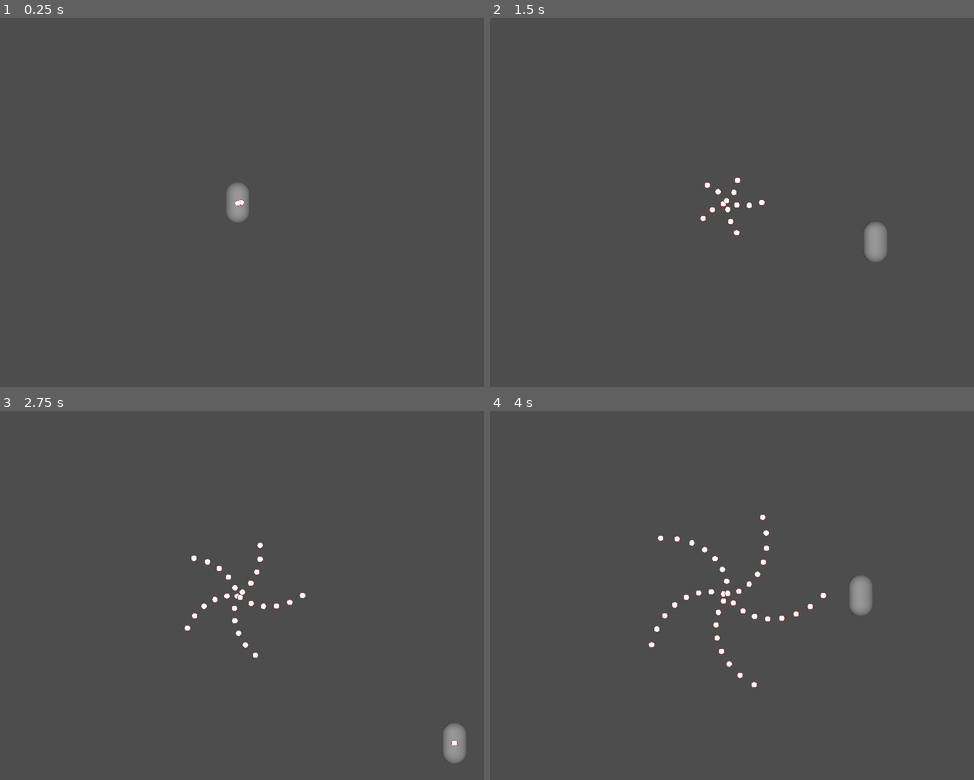
Above: before the commit, frames 1-4 (two rows, left to right).
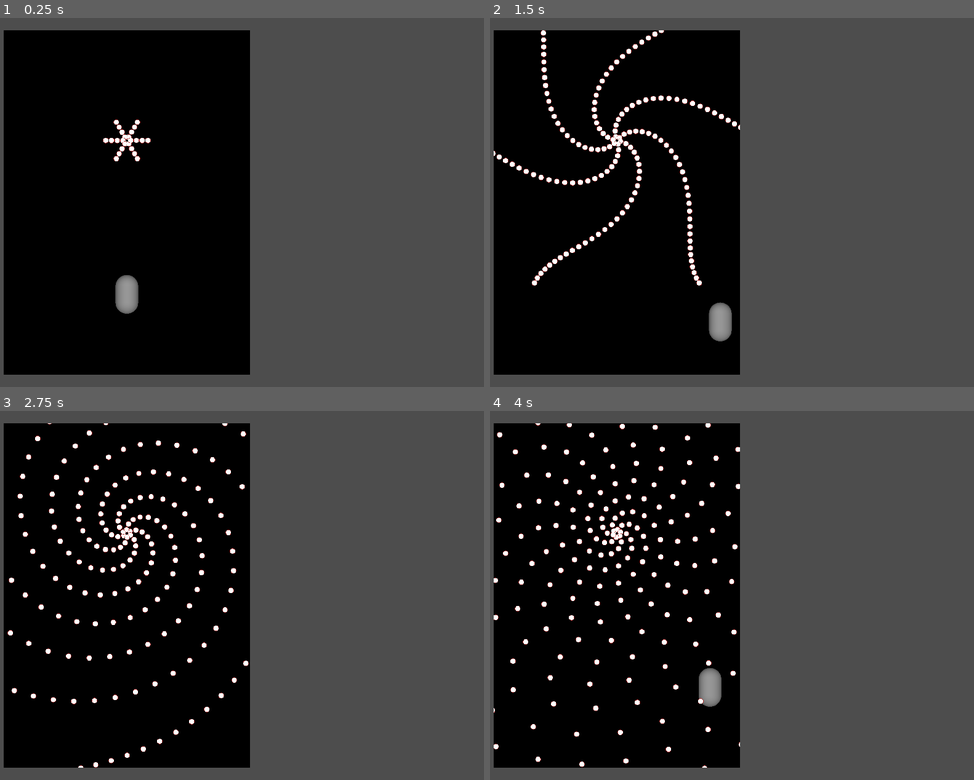
Above: after the commit, the same moments.

Repository: SparkerXof/ProjectMTUCI
Game: Godot game, scene res://main_scene.tscn
The game is run twice, just before and just after one commit, with the same random seed, the same clock (stepped at 60 frames per second) and the same inputs. Before the commit the project starts from res://BulletHell/bh_scene.tscn.
Inputs:
- Up to frame 1 (0.25 s): no input
- Up to frame 2 (1.5 s): hold Right (Right) 0.53-1.28 s; hold Z (Shoot) 0.53-1.28 s; hold Down (Down) from 1.28 s (still down); tap Z (Shoot) at 1.35 s
- Up to frame 3 (2.75 s): release Down (Down) at 2.03 s; hold Right (Right) from 2.03 s (still down); hold Shift (Slow) from 2.03 s (still down); tap Z (Shoot) at 2.3 s
- Up to frame 4 (4 s): release Right (Right) at 2.78 s; release Shift (Slow) at 2.78 s; hold Up (Up) 2.78-3.53 s; tap Z (Shoot) at 2.85 s; hold Left (Left) from 3.53 s (still down); hold Z (Shoot) from 3.53 s (still down)

The runs differ from the first frame. In frame 1, 47% of the frame differs, in the area x 0-52%, y 3-97%; in frame 2, 48%; in frame 3, 48%, in the area x 0-97%, y 3-97%; in frame 4, 48%.

Commit message:
Bullet hell scene on viewport. Fixed bullet spawner

Diff:
--- /dev/null
+++ b/BulletHell/BulletBorder.gd
@@ -0,0 +1,5 @@
+extends Area3D
+
+func _on_area_entered(area):
+	if area.is_in_group("bullet"):
+		area.queue_free()
--- a/BulletHell/bh_scene.tscn
+++ b/BulletHell/bh_scene.tscn
@@ -1,7 +1,11 @@
-[gd_scene load_steps=3 format=3 uid="uid://dovs3227xemwu"]
+[gd_scene load_steps=5 format=3 uid="uid://dovs3227xemwu"]
 
 [ext_resource type="PackedScene" uid="uid://dt3n826wnyvyo" path="res://BulletHell/player.tscn" id="1_w6alo"]
 [ext_resource type="PackedScene" uid="uid://78h22gk6surd" path="res://BulletHell/bullet_spawner.tscn" id="2_83rmb"]
+[ext_resource type="Script" path="res://BulletHell/BulletBorder.gd" id="3_phvy8"]
+
+[sub_resource type="BoxShape3D" id="BoxShape3D_138dv"]
+size = Vector3(20, 1, 2)
 
 [node name="BHScene" type="Node3D"]
 
@@ -11,10 +15,47 @@
 size = 15.0
 
 [node name="CharacterBody3D" parent="." instance=ExtResource("1_w6alo")]
+transform = Transform3D(1, 0, 0, 0, 1, 0, 0, 0, 1, 0, -4, 0)
 
 [node name="DirectionalLight3D" type="DirectionalLight3D" parent="."]
 
 [node name="BulletSpawner" parent="." instance=ExtResource("2_83rmb")]
 transform = Transform3D(1, 0, 0, 0, 1, 0, 0, 0, 1, 0, 2.70294, 0)
-lines_gap = 2.0
-lines_offset_per_shot = 5.0
+bullet_speed = 5.0
+lines_count = 6
+lines_gap = 5.0
+
+[node name="Borders" type="Node3D" parent="."]
+
+[node name="UpperBorder" type="Area3D" parent="Borders"]
+transform = Transform3D(1, 0, 0, 0, 1, 0, 0, 0, 1, 0, 10, 0)
+script = ExtResource("3_phvy8")
+
+[node name="CollisionShape3D" type="CollisionShape3D" parent="Borders/UpperBorder"]
+shape = SubResource("BoxShape3D_138dv")
+
+[node name="BottomBorder" type="Area3D" parent="Borders"]
+transform = Transform3D(1, 0, 0, 0, 1, 0, 0, 0, 1, 0, -10, 0)
+script = ExtResource("3_phvy8")
+
+[node name="CollisionShape3D" type="CollisionShape3D" parent="Borders/BottomBorder"]
+shape = SubResource("BoxShape3D_138dv")
+
+[node name="LeftBorder" type="Area3D" parent="Borders"]
+transform = Transform3D(-4.37114e-08, -1, 0, 1, -4.37114e-08, 0, 0, 0, 1, -10, 0, 0)
+script = ExtResource("3_phvy8")
+
+[node name="CollisionShape3D" type="CollisionShape3D" parent="Borders/LeftBorder"]
+shape = SubResource("BoxShape3D_138dv")
+
+[node name="RightBorder" type="Area3D" parent="Borders"]
+transform = Transform3D(-4.37114e-08, -1, 0, 1, -4.37114e-08, 0, 0, 0, 1, 10, 0, 0)
+script = ExtResource("3_phvy8")
+
+[node name="CollisionShape3D" type="CollisionShape3D" parent="Borders/RightBorder"]
+shape = SubResource("BoxShape3D_138dv")
+
+[connection signal="area_entered" from="Borders/UpperBorder" to="Borders/UpperBorder" method="_on_area_entered"]
+[connection signal="area_entered" from="Borders/BottomBorder" to="Borders/BottomBorder" method="_on_area_entered"]
+[connection signal="area_entered" from="Borders/LeftBorder" to="Borders/LeftBorder" method="_on_area_entered"]
+[connection signal="area_entered" from="Borders/RightBorder" to="Borders/RightBorder" method="_on_area_entered"]
--- a/BulletHell/bullet_spawner.gd
+++ b/BulletHell/bullet_spawner.gd
@@ -11,66 +11,6 @@
 @export var lines_offset = 0.0
 @export var lines_offset_per_shot = 0.0
 
-"""
-func _get_property_list() -> Array:
-	var properties = []
-	properties.append({
-		name = "bullet",
-		type = TYPE_NIL,
-		hint_string = "bullet_",
-		usage = PROPERTY_USAGE_GROUP
-	})
-	properties.append({
-		name = "bullet_base",
-		type = TYPE_OBJECT,
-		hint = PROPERTY_HINT_RESOURCE_TYPE,
-		hint_string = "PackedScene",
-		usage = PROPERTY_USAGE_EDITOR | PROPERTY_USAGE_SCRIPT_VARIABLE
-	})
-	properties.append({
-		name = "bullet_sprite",
-		type = TYPE_OBJECT,
-		hint = PROPERTY_HINT_RESOURCE_TYPE,
-		hint_string = "Texture2D",
-		usage = PROPERTY_USAGE_EDITOR | PROPERTY_USAGE_SCRIPT_VARIABLE
-	})
-	properties.append({
-		name = "bullet_speed",
-		type = TYPE_FLOAT,
-		usage = PROPERTY_USAGE_EDITOR | PROPERTY_USAGE_SCRIPT_VARIABLE
-	})
-	properties.append({
-		name = "lines_of_bullets",
-		type = TYPE_NIL,
-		hint_string = "lines_",
-		usage = PROPERTY_USAGE_GROUP
-	})
-	properties.append({
-		name = "lines_count",
-		type = TYPE_INT,
-		usage = PROPERTY_USAGE_EDITOR | PROPERTY_USAGE_SCRIPT_VARIABLE
-	})
-	properties.append({
-		name = "lines_gap",
-		type = TYPE_FLOAT,
-		hint = PROPERTY_HINT_RANGE,
-		hint_string = "0.0, 1.0",
-		usage = PROPERTY_USAGE_EDITOR | PROPERTY_USAGE_SCRIPT_VARIABLE
-	})
-	properties.append({
-		name = "lines_offset",
-		type = TYPE_FLOAT,
-		hint = PROPERTY_HINT_RANGE,
-		hint_string = "0.0, 3.14",
-		usage = PROPERTY_USAGE_EDITOR | PROPERTY_USAGE_SCRIPT_VARIABLE
-	})
-	properties.append({
-		name = "lines_offset_per_shot",
-		type = TYPE_FLOAT,
-		usage = PROPERTY_USAGE_EDITOR | PROPERTY_USAGE_SCRIPT_VARIABLE
-	})
-	return properties
-"""
 
 func _ready():
 	bullet_instance = bullet_base.instantiate()
@@ -80,11 +20,12 @@
 	for i in range(lines_count):
 		var bul = bullet_instance.duplicate()
 		var bullet_angle = (gap*i)+lines_offset
+		bul.position = position
 		bul.velocity.x = cos(bullet_angle)
 		bul.velocity.y = sin(bullet_angle)
-		#bul.position = position
 		bul.speed = bullet_speed
 		get_tree().get_root().add_child(bul)
 	lines_offset += lines_offset_per_shot
 	if lines_offset > PI*2:
 		lines_offset -= PI*2
+	lines_offset_per_shot += 0.005
--- a/BulletHell/bullet_spawner.tscn
+++ b/BulletHell/bullet_spawner.tscn
@@ -9,7 +9,7 @@
 bullet_speed = 1.0
 
 [node name="Timer" type="Timer" parent="."]
-wait_time = 0.1
+wait_time = 0.05
 autostart = true
 
 [connection signal="timeout" from="Timer" to="." method="_on_Timer_timeout"]
--- a/BulletHell/enemy_bullet.tscn
+++ b/BulletHell/enemy_bullet.tscn
@@ -6,7 +6,7 @@
 [sub_resource type="SphereShape3D" id="SphereShape3D_yuur0"]
 radius = 0.1
 
-[node name="RigidBody3D" type="Area3D"]
+[node name="EnemyBullet" type="Area3D" groups=["bullet"]]
 script = ExtResource("1_p4v5y")
 
 [node name="CollisionShape3D" type="CollisionShape3D" parent="."]
--- a/BulletHell/player.gd
+++ b/BulletHell/player.gd
@@ -3,24 +3,13 @@
 @export var bullet : PackedScene
 var shoot_timer = SHOOT_DELAY
 
-const SPEED = 8.0
+const SPEED = 0.1
 const SHOOT_DELAY = 0.1
 
 func _ready():
 	shoot_timer = SHOOT_DELAY
 
 func _process(delta):
-	if Input.is_action_pressed("Shoot"):
-		if shoot_timer <= 0:
-			bullet.instantiate()
-			shoot_timer = SHOOT_DELAY
-	shoot_timer -= delta
-
-func _physics_process(delta):
-
-	var velocity = Vector3()
-	# Get the input direction and handle the movement/deceleration.
-	# As good practice, you should replace UI actions with custom gameplay actions.
 	var input_dir = Input.get_vector("Left", "Right", "Up", "Down")
 	var direction = (transform.basis * Vector3(input_dir.x, input_dir.y, 0)).normalized()
 	var slow = 1.0
@@ -29,7 +18,14 @@
 		$HitboxView.visible = true
 	else:
 		$HitboxView.visible = false
-	velocity.x = direction.x * SPEED * delta * slow
-	velocity.y = -direction.y * SPEED * delta * slow
+	var velocity = Vector3(direction.x * SPEED * slow, -direction.y * SPEED * slow, 0)
+	move_and_collide(velocity)
 
-	move_and_collide(velocity)
+	if Input.is_action_pressed("Shoot"):
+		if shoot_timer <= 0:
+			bullet.instantiate()
+			shoot_timer = SHOOT_DELAY
+	shoot_timer -= delta
+
+func _physics_process(delta):
+	pass
--- a/main_scene.tscn
+++ b/main_scene.tscn
@@ -1,5 +1,25 @@
-[gd_scene format=3 uid="uid://gn3sunv8vmtm"]
+[gd_scene load_steps=3 format=3 uid="uid://gn3sunv8vmtm"]
+
+[ext_resource type="PackedScene" uid="uid://dovs3227xemwu" path="res://BulletHell/bh_scene.tscn" id="1_fgwha"]
+
+[sub_resource type="Environment" id="Environment_ehjg5"]
+background_mode = 1
 
 [node name="Main_Scene" type="Node"]
 
-[node name="SubViewport" type="SubViewport" parent="."]
+[node name="SubViewportContainer" type="SubViewportContainer" parent="."]
+offset_left = 20.0
+offset_top = 20.0
+offset_right = 420.0
+offset_bottom = 580.0
+stretch = true
+
+[node name="SubViewport" type="SubViewport" parent="SubViewportContainer"]
+handle_input_locally = false
+size = Vector2i(400, 560)
+render_target_update_mode = 4
+
+[node name="BHScene" parent="SubViewportContainer/SubViewport" instance=ExtResource("1_fgwha")]
+
+[node name="WorldEnvironment" type="WorldEnvironment" parent="."]
+environment = SubResource("Environment_ehjg5")
--- a/project.godot
+++ b/project.godot
@@ -11,7 +11,7 @@
 [application]
 
 config/name="Project Mtuci"
-run/main_scene="res://BulletHell/bh_scene.tscn"
+run/main_scene="res://main_scene.tscn"
 config/features=PackedStringArray("4.0", "GL Compatibility")
 config/icon="res://icon.svg"
 
